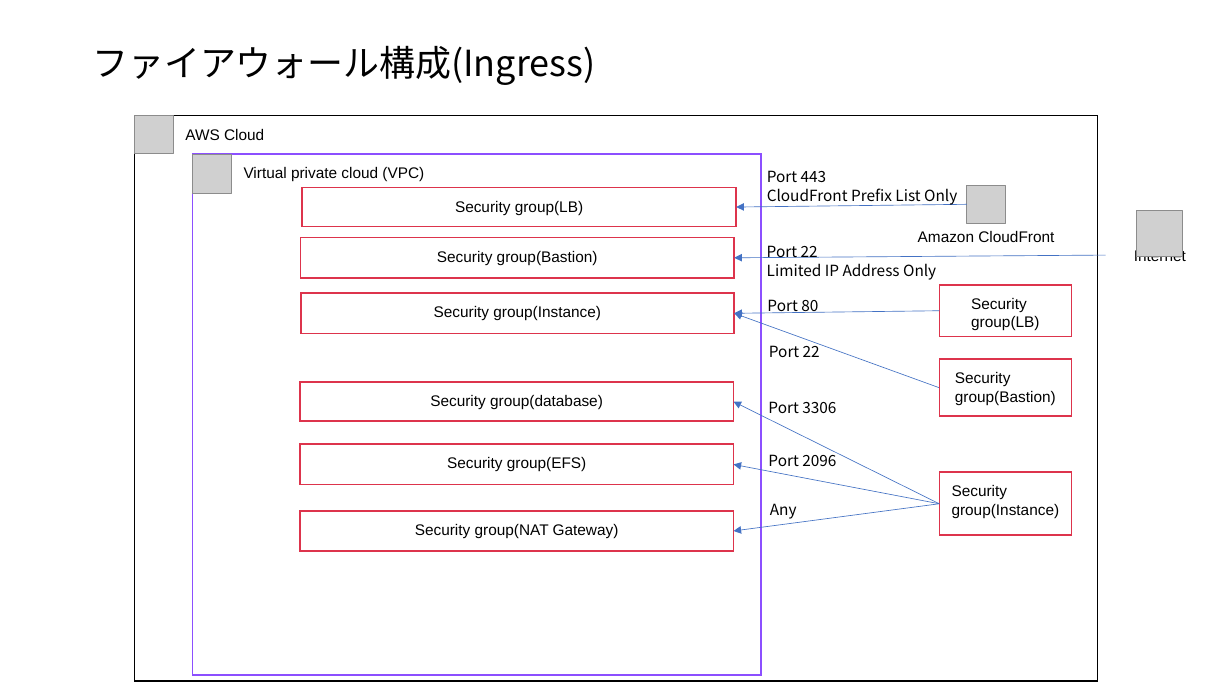
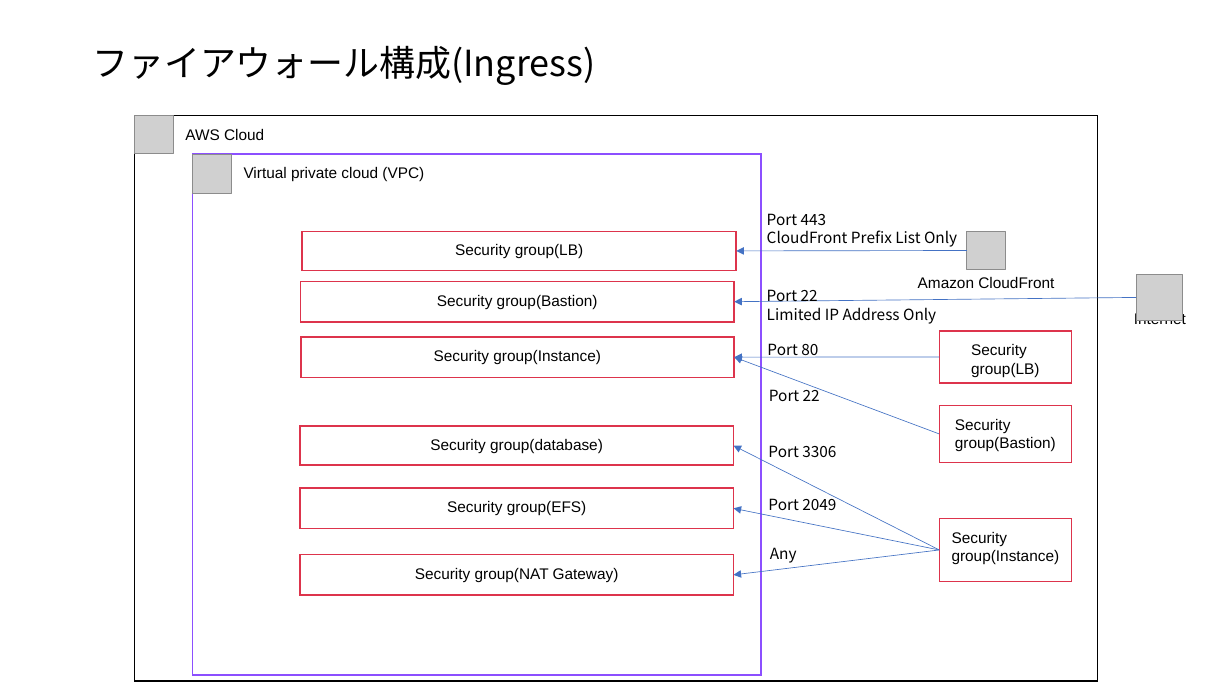
Before and after one commit to koga-infrabbit/handson, a slide deck: slide 5 of fullset/40.詳細設計書/システム構成図.pptx. Drawn at 1232x693 pixels with LibreOffice and Linux fonts; fonts in the diff are those of the drawing; grey boxes stand for pictures. Boxes give left, top, right and bottom in pixels: in the first picture for what was removed or moved away, otherwise in the second. Text is boxed around its words. In the diff, an @@ line names an element or a change of style, - is before the commit and + after.

```diff
--- a/fullset/40.詳細設計書/システム構成図.pptx
+++ b/fullset/40.詳細設計書/システム構成図.pptx
@@ text "Port 443": place and size @@
-text "Port 443" at <box>767,170,957,205</box>
+text "Port 443" at <box>767,213,957,247</box>
@@ arrow moved from (1106, 255) - (735, 258) to (1137, 298) - (735, 301) @@
@@ picture: place and size @@
-picture at <box>1137,211,1183,257</box>
+picture at <box>1137,274,1183,321</box>
@@ text "Internet": place and size @@
-text "Internet" at <box>1134,248,1186,264</box>
+text "Internet" at <box>1134,312,1186,328</box>
@@ 9 rectangles, 6 texts, 6 arrows, 1 picture: place and size @@
-9 rectangles, 6 texts, 6 arrows, 1 picture at <box>300,185,1072,552</box>
+9 rectangles, 6 texts, 6 arrows, 1 picture at <box>300,231,1072,595</box>
@@ text at <box>768,494,836,510</box>: text changed @@
-Port 2096
+Port 2049
```
Also in this commit, not shown: 3 other slides changed, 4 other files.
